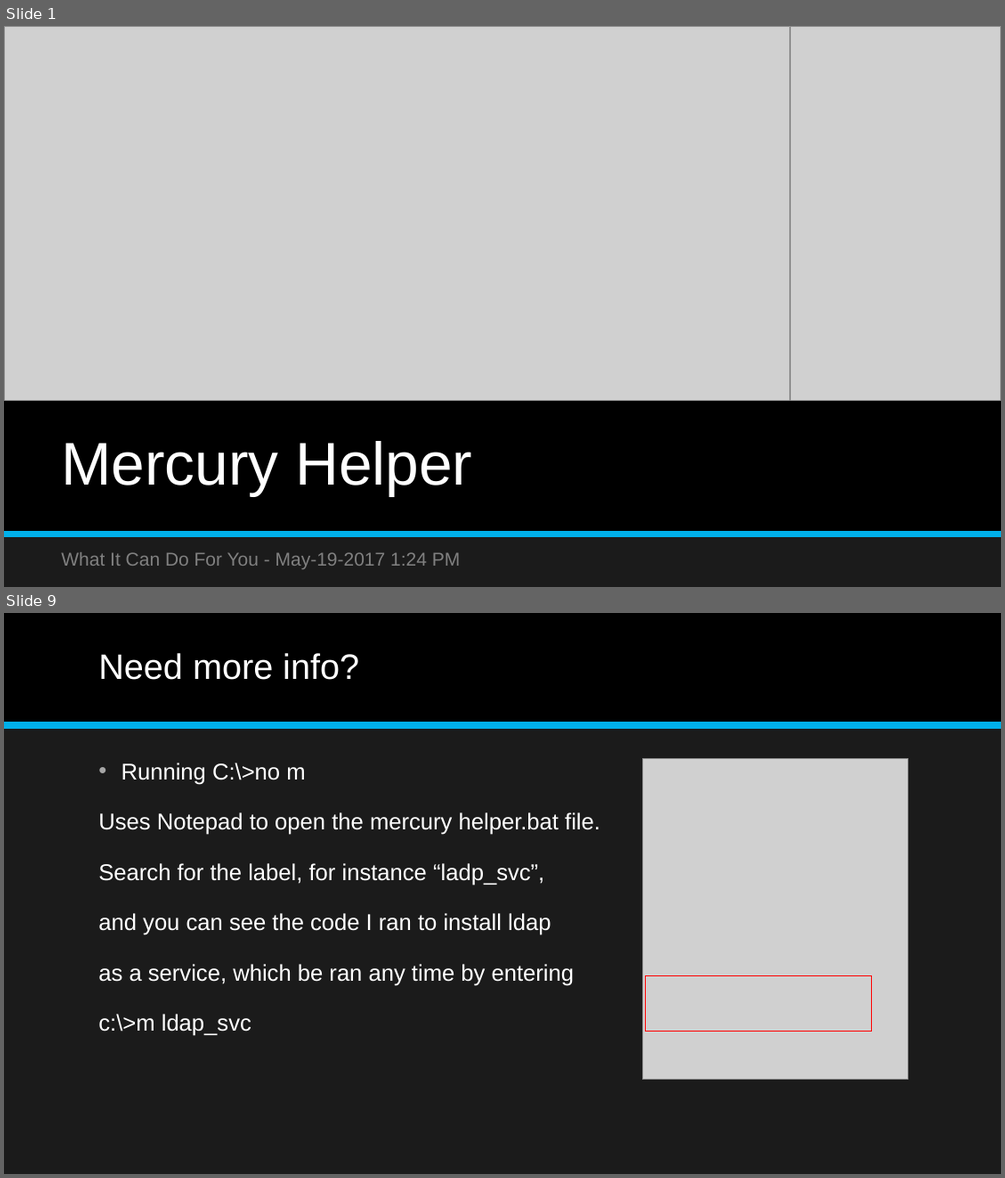
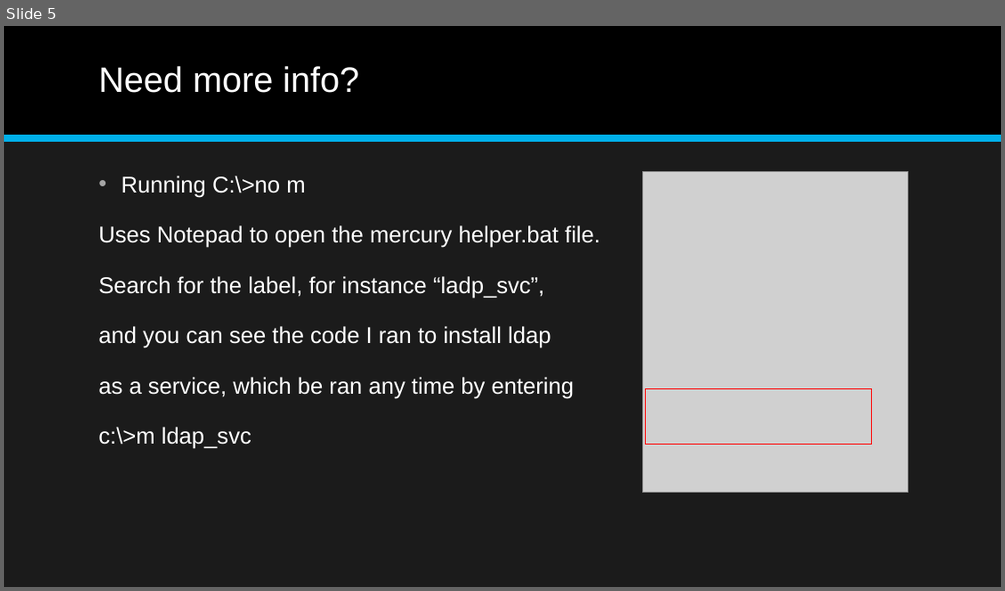
Before and after one commit to jonathan-r-jones/Composable-Batch-Files, a slide deck: Composable Batch File Helper.pptx. Shown one above the other, each under a label of ours: slides 1 and 9 before the commit, slide 5 after it; the slides between them are not shown. The pictures are 1005x1178 and 1005x591 pixels, drawn with LibreOffice and Linux fonts; fonts in the diff are those of the drawing; grey boxes stand for pictures; background and template pictures are left out. Boxes give left, top, right and bottom in pixels: in the first picture for what was removed or moved away, otherwise in the second. Text is boxed around its words. In the diff, an @@ line names an element or a change of style, - is before the commit and + after.

```diff
--- a/Composable Batch File Helper.pptx
+++ b/Composable Batch File Helper.pptx
@@ slide 1 removed at bbox=[4, 26, 1001, 587], background #1B1B1B @@
@@ picture removed at bbox=[4, 26, 790, 400] @@
@@ picture removed at bbox=[790, 26, 1001, 400] @@
@@ rectangle removed at bbox=[4, 400, 1001, 531] @@
@@ title removed at bbox=[61, 441, 472, 496] @@
-Mercury Helper
@@ line removed from (4, 534) to (1001, 534) @@
@@ subtitle removed at bbox=[61, 552, 460, 569] @@
-What It Can Do For You - May-19-2017 1:24 PM
@@ what was slide 9 is now slide 5 @@
```
Also in this commit, not shown: 6 slides changed, 3 other slides removed, 9 other files.
